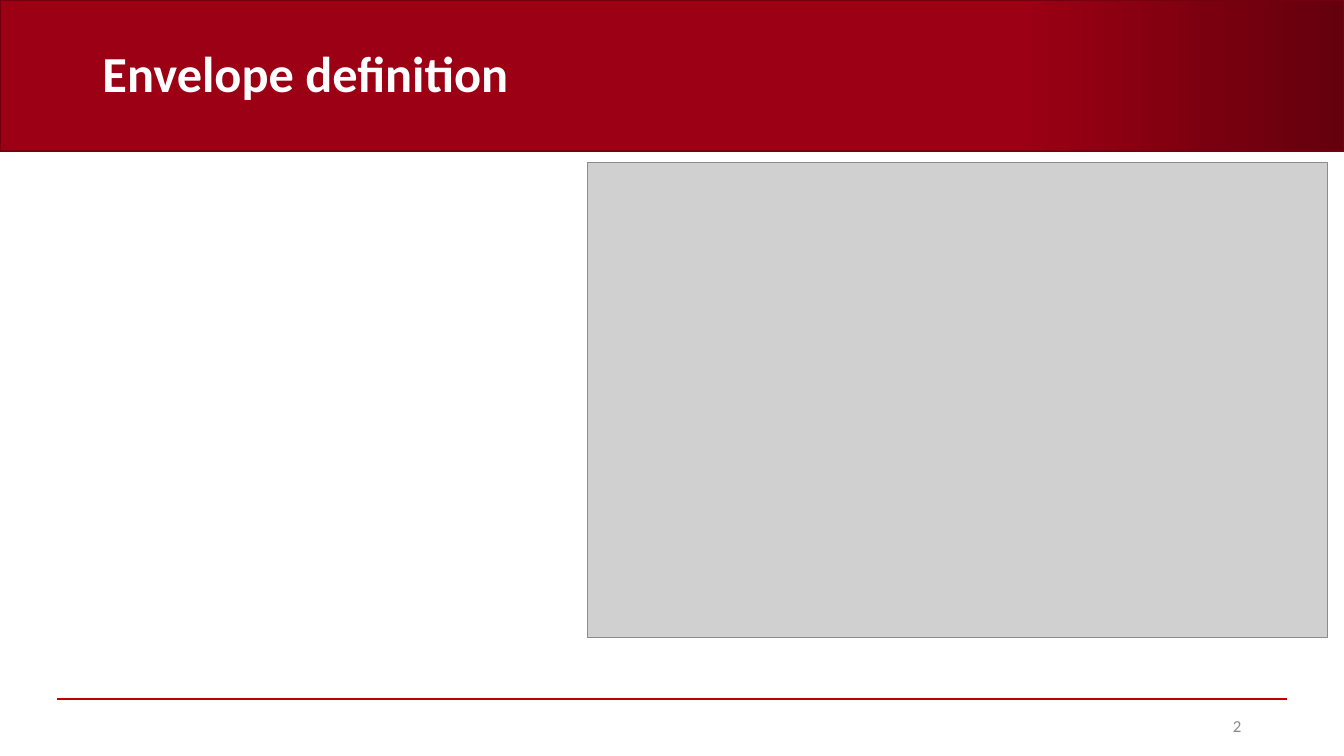
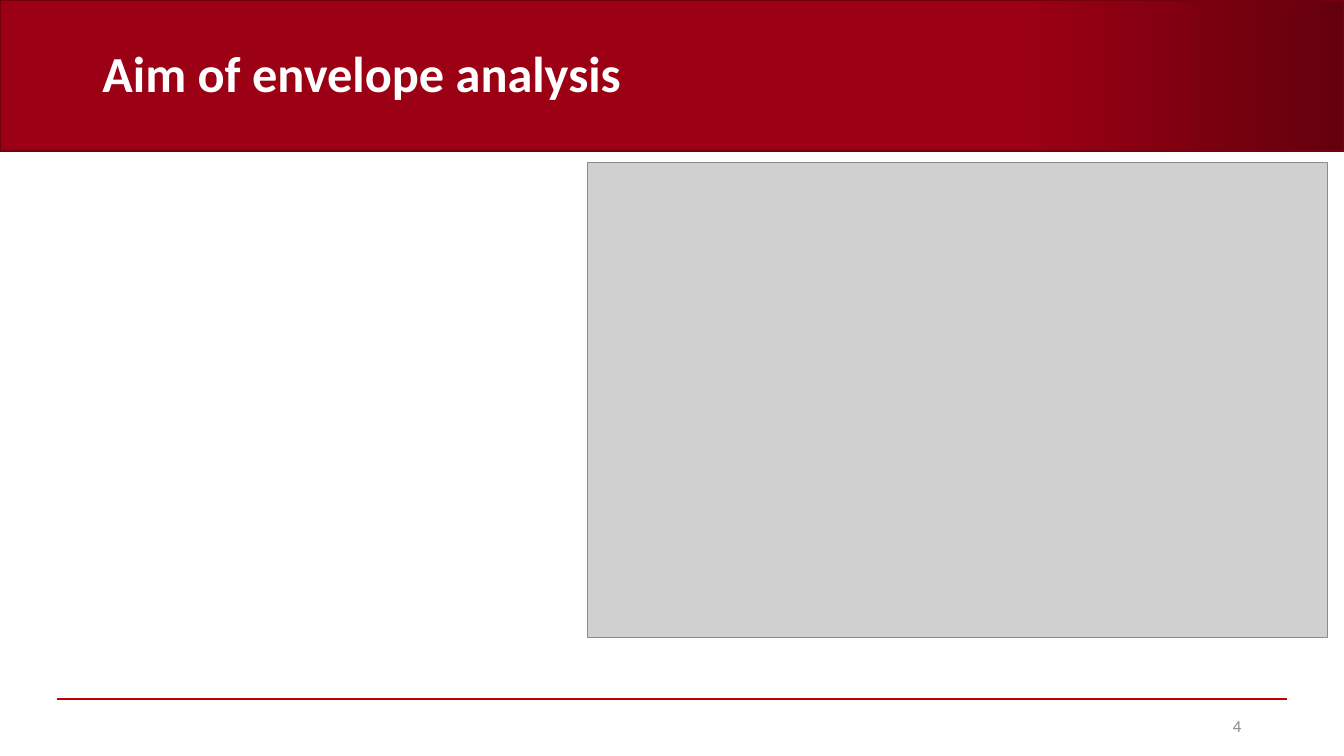
Before and after one commit to AndreaCorrado00/Tesi_magistrale_Corrado_Andrea, a slide deck: slide 4 of Documentation/7. Envelope analysis.pptx (slide 2 before the commit). Drawn at 1344x756 pixels with LibreOffice and Linux fonts; fonts in the diff are those of the drawing; grey boxes stand for pictures; background and template pictures are left out. Boxes give left, top, right and bottom in pixels: in the first picture for what was removed or moved away, otherwise in the second. Text is boxed around its words. In the diff, an @@ line names an element or a change of style, - is before the commit and + after.

```diff
--- a/Documentation/7. Envelope analysis.pptx
+++ b/Documentation/7. Envelope analysis.pptx
@@ title at (x1=102, y1=56, x2=621, y2=100): text changed @@
-Envelope definition
+Aim of envelope analysis
@@ page number at (x1=1233, y1=721, x2=1241, y2=732): text changed @@
-2
+4
```
Also in this commit, not shown: 1 other slide changed, 11 slides added, 16 other files.
